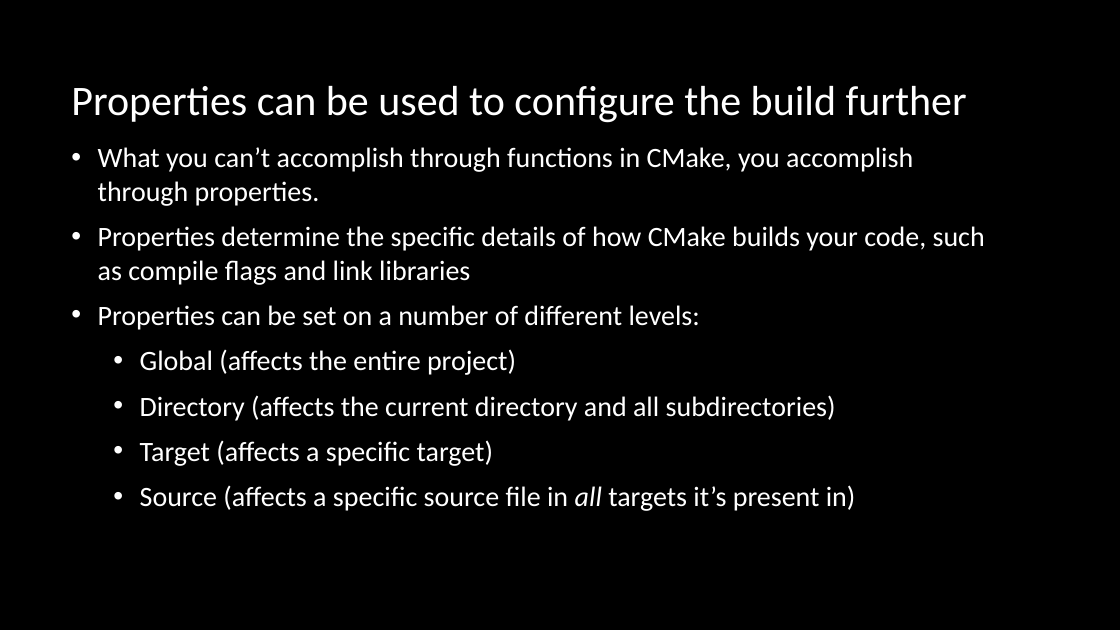
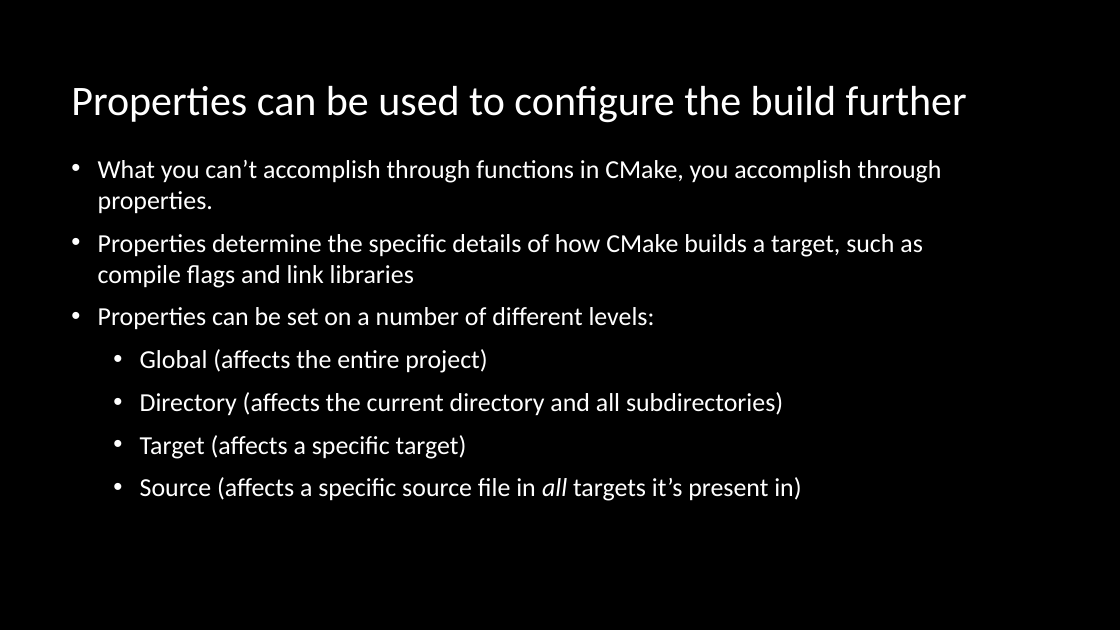
Before and after one commit to multiplemonomials/CMakeTraining, a slide deck: slide 9 of Session 2 - More Advanced CMake.pptx. Drawn at 1120x630 pixels with LibreOffice and Linux fonts; fonts in the diff are those of the drawing; background and template pictures are left out. Boxes give left, top, right and bottom in pixels: in the first picture for what was removed or moved away, otherwise in the second. Text is boxed around its words. In the diff, an @@ line names an element or a change of style, - is before the commit and + after.

Commit message:
Add properties section

```diff
--- a/Session 2 - More Advanced CMake.pptx
+++ b/Session 2 - More Advanced CMake.pptx
@@ text at (x1=98, y1=160, x2=942, y2=501): size 24 to 22.2 pt in "What you can’t accomplish through functions in ...", "Properties can be set on a number ...", "Global (affects the entire project)", "Directory (affects the current directory and all ..." and 2 more places @@
@@ text at (x1=98, y1=234, x2=923, y2=288): text changed; size 24 to 22.2 pt @@
-• Properties determine the specific details of how CMake builds your code, such as compile flags and link libraries
+• Properties determine the specific details of how CMake builds a target, such as compile flags and link libraries
```
Also in this commit, not shown: 3 slides added.
